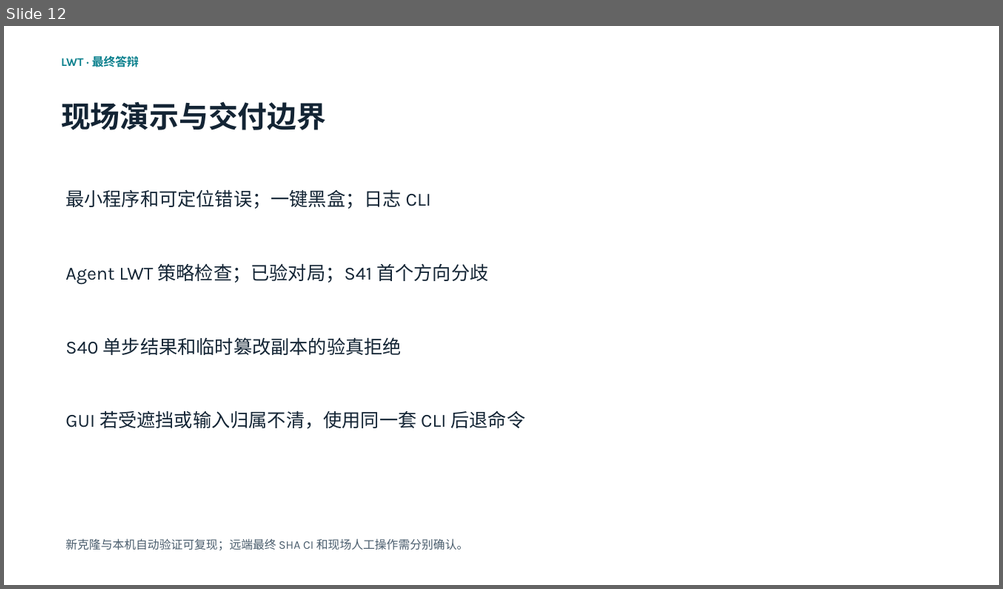
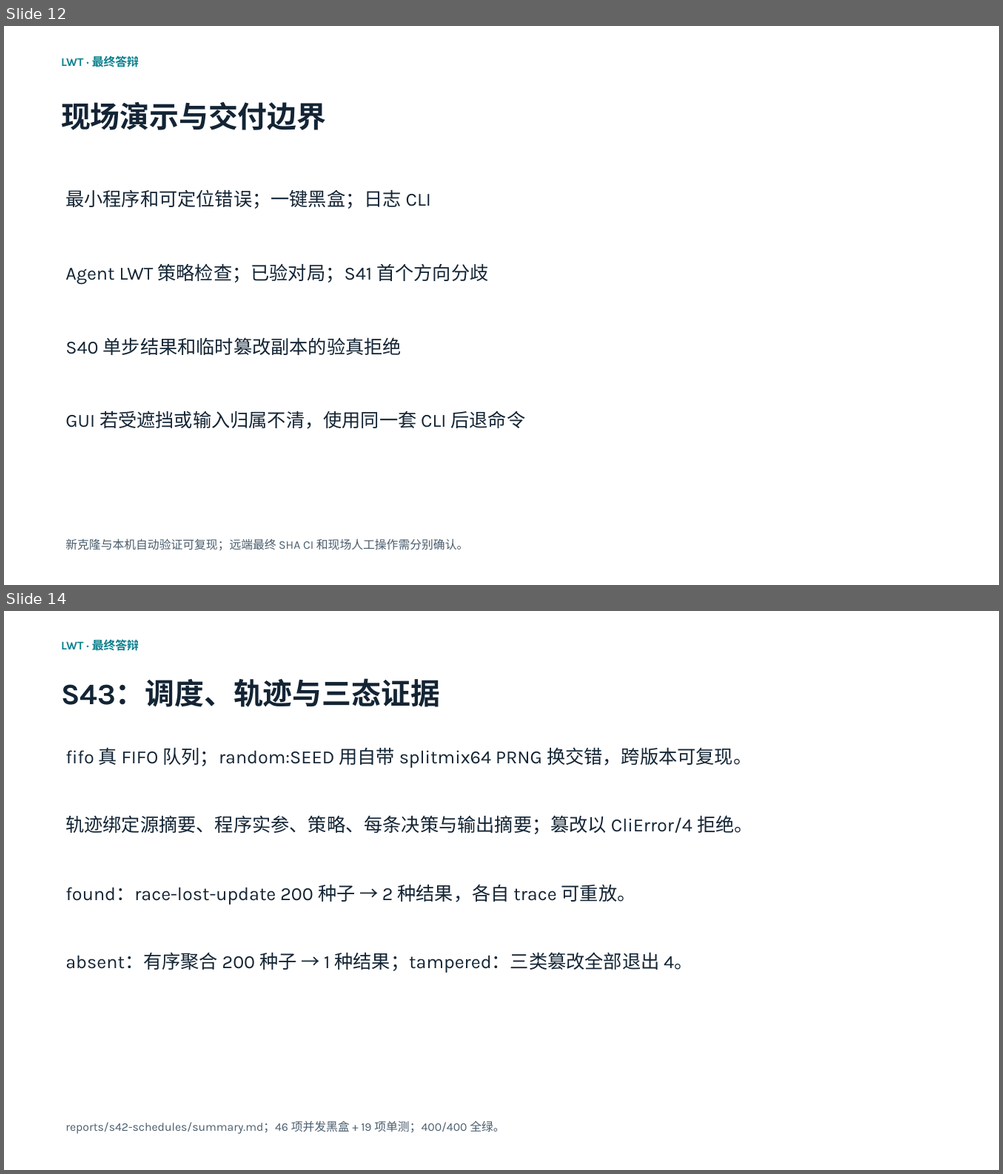
Before and after one commit to 05T1925/Interpreted-general-purpose-scripting-language-LWT, a slide deck: slides/LWT介绍.pptx. Shown one above the other, each under a label of ours: slide 12 before the commit, slides 12 and 14 after it; the slides between them are not shown. The pictures are 1003x589 and 1003x1174 pixels, drawn with LibreOffice and Linux fonts; fonts in the diff are those of the drawing. Boxes give left, top, right and bottom in pixels: in the first picture for what was removed or moved away, otherwise in the second. Text is boxed around its words. In the diff, an @@ line names an element or a change of style, - is before the commit and + after.

```diff
--- a/slides/LWT介绍.pptx
+++ b/slides/LWT介绍.pptx
@@ slide 14 added at (x1=4, y1=611, x2=999, y2=1170), background #FFFFFF @@
@@ text added at (x1=61, y1=639, x2=139, y2=651), 11.2 pt, text #087F8C, bold @@
+LWT · 最终答辩
@@ text added at (x1=61, y1=678, x2=440, y2=707), 28.5 pt, text #132434, bold @@
+S43：调度、轨迹与三态证据
@@ text added at (x1=65, y1=747, x2=751, y2=768), 18 pt, text #132434 @@
+fifo 真 FIFO 队列；random:SEED 用自带 splitmix64 PRNG 换交错，跨版本可复现。
@@ text added at (x1=65, y1=815, x2=753, y2=834), 18 pt, text #132434 @@
+轨迹绑定源摘要、程序实参、策略、每条决策与输出摘要；篡改以 CliError/4 拒绝。
@@ text added at (x1=65, y1=884, x2=636, y2=905), 18 pt, text #132434 @@
+found：race-lost-update 200 种子 → 2 种结果，各自 trace 可重放。
@@ text added at (x1=65, y1=952, x2=692, y2=973), 18 pt, text #132434 @@
+absent：有序聚合 200 种子 → 1 种结果；tampered：三类篡改全部退出 4。
@@ text added at (x1=65, y1=1121, x2=504, y2=1134), 11.2 pt, text #4A5D6D @@
+reports/s42-schedules/summary.md；46 项并发黑盒 + 19 项单测；400/400 全绿。
```
Also in this commit, not shown: 2 other slides added, 8 other files.
